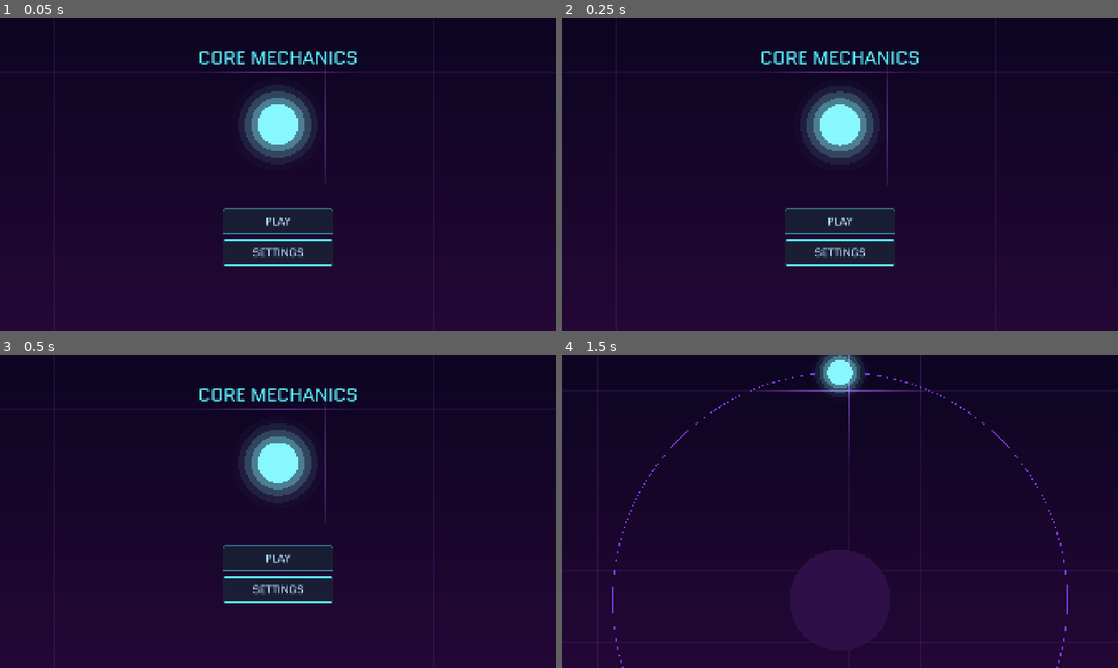
Above: before the commit, frames 1-4 (two rows, left to right).
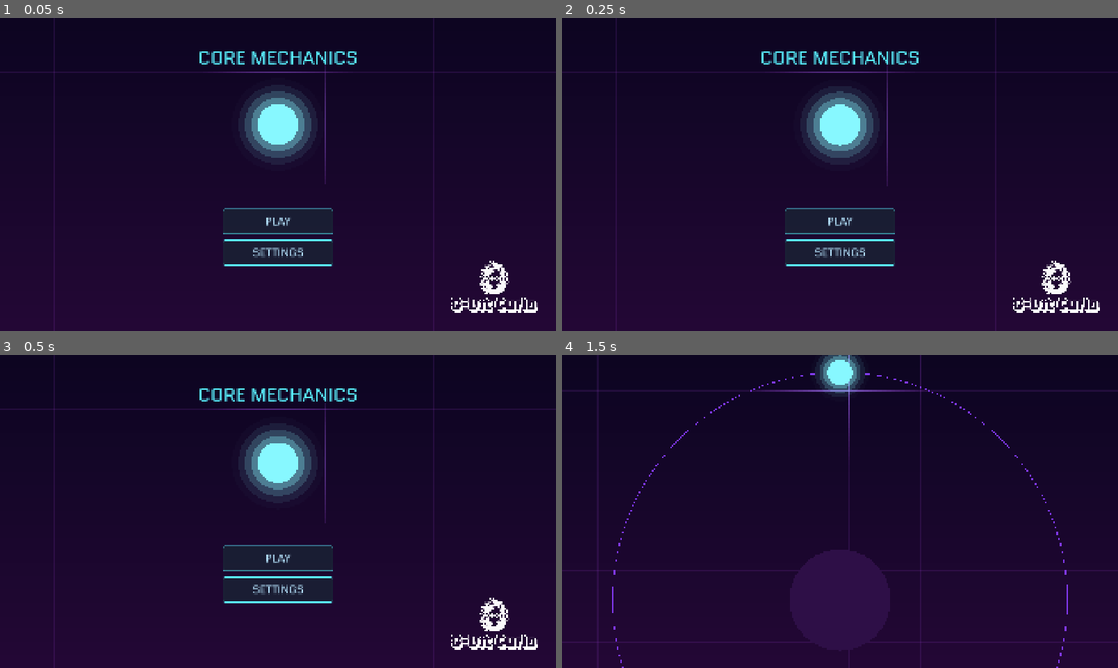
Above: after the commit, the same moments.

Repository: kjbrown-sandbox/juniper-dev-gamejam
Game: Godot game, scene res://MainMenu.tscn
The game is run twice, just before and just after one commit, with the same random seed, the same clock (stepped at 60 frames per second) and the same inputs.
Inputs (mouse positions are in pixels of both pictures, inside the frame that each line leads up to):
- Up to frame 1 (0.05 s): no input
- Up to frame 2 (0.25 s): no input
- Up to frame 3 (0.5 s): no input
- Up to frame 4 (1.5 s): click "PLAY" at 0.5 s; tap Enter at 1.25 s; move the mouse to (962, 495) at 1.27 s; hold Right from 1.28 s (still down); hold F from 1.28 s (still down); click (962, 495) at 1.42 s

The runs differ from the first frame. In frame 1, 0.6% of the frame differs, in the area x 81-97%, y 77-95%; in frame 2, 0.6%; in frame 3, 0.6%; in frame 4, nothing differs.

Commit message:
Add 8-bit Curls logo to main menu bottom-right
White-on-transparent brand mark (trimmed of canvas padding), placed as a
corner TextureRect and hidden during the menu→game intro.

Co-Authored-By: Claude Opus 4.8 (1M context) <noreply@anthropic.com>

Diff:
--- a/MainMenu.gd
+++ b/MainMenu.gd
@@ -32,10 +32,14 @@
 var state := "menu"                 # menu | intro
 var intro_t := 0.0
 
+const LOGO_W := 300.0               # bottom-right brand mark width (px); height follows the art's aspect
+const LOGO_MARGIN := 64.0           # px from the bottom-right corner
+
 var _ui: CanvasLayer
 var _title: Label
 var _menu_box: Control
 var _settings_box: Control
+var _logo: TextureRect
 var _pct_label: Label
 var _music: AudioStreamPlayer
 var _music_started := false
@@ -301,6 +305,21 @@
 	_settings_box.visible = false
 	_ui.add_child(_settings_box)
 
+	# 8-bit Curls brand mark, pinned to the bottom-right corner.
+	_logo = TextureRect.new()
+	_logo.texture = load("res://assets/icons/8bit-curls-logo-white.png")
+	_logo.expand_mode = TextureRect.EXPAND_IGNORE_SIZE
+	_logo.stretch_mode = TextureRect.STRETCH_KEEP_ASPECT
+	_logo.mouse_filter = Control.MOUSE_FILTER_IGNORE
+	var tex_size := _logo.texture.get_size()
+	var logo_h := LOGO_W * (tex_size.y / tex_size.x)
+	_logo.set_anchors_preset(Control.PRESET_BOTTOM_RIGHT)
+	_logo.offset_left = -LOGO_W - LOGO_MARGIN
+	_logo.offset_top = -logo_h - LOGO_MARGIN
+	_logo.offset_right = -LOGO_MARGIN
+	_logo.offset_bottom = -LOGO_MARGIN
+	_ui.add_child(_logo)
+
 
 func _make_center() -> Control:
 	var cc := CenterContainer.new()
@@ -357,6 +376,7 @@
 	_title.visible = false
 	_menu_box.visible = false
 	_settings_box.visible = false
+	_logo.visible = false
 	if not _music_started:
 		_start_music()
 
Binary file added: assets/icons/8bit-curls-logo-white.png
Not shown, added: assets/icons/8bit-curls-logo-white.png.import
